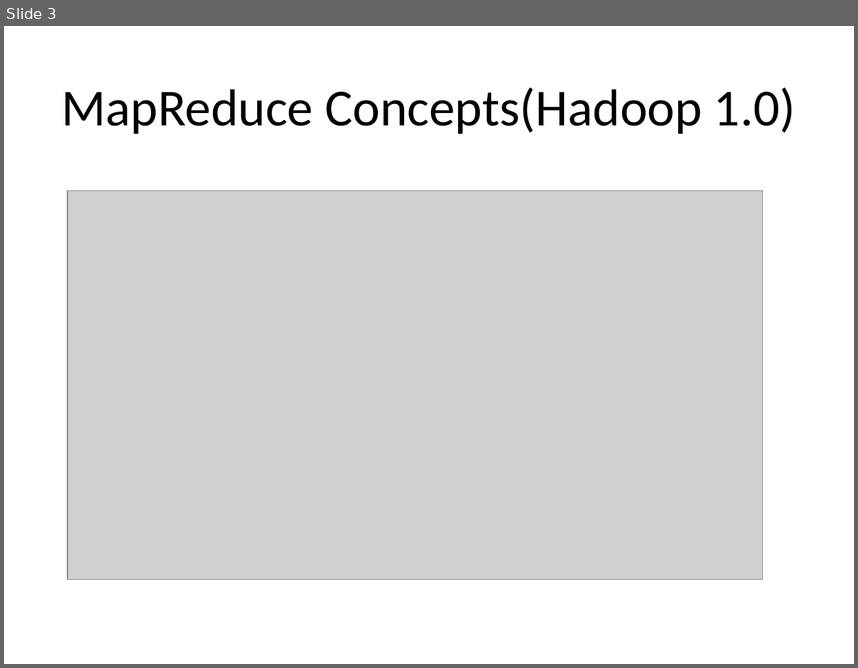
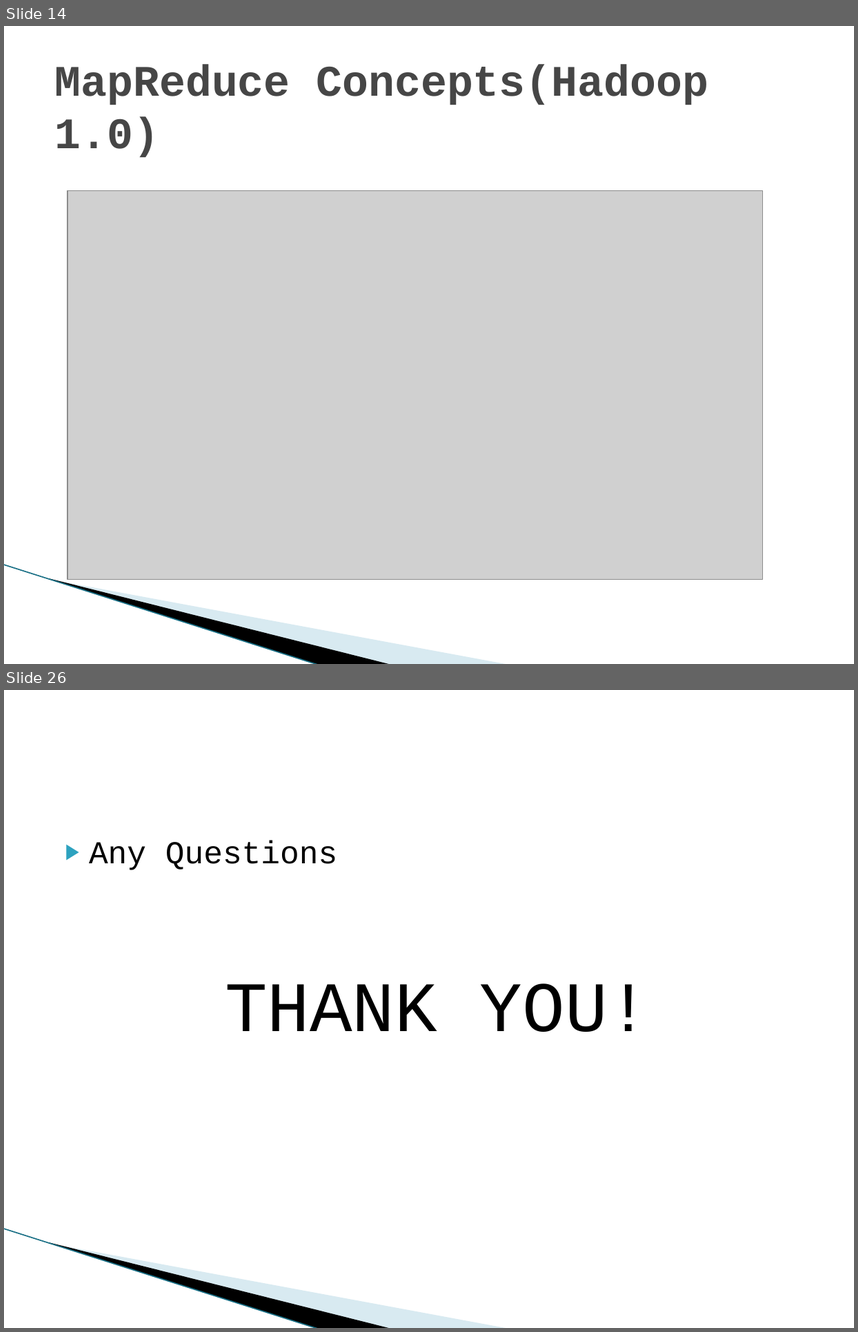
Before and after one commit to meenansha/UrbanPro, a slide deck: Big_Data_Training/Big_Data_Lecture_4.pptx. Shown one above the other, each under a label of ours: slide 3 before the commit, slides 14 and 26 after it; the slides between them are not shown. The pictures are 858x668 and 858x1332 pixels, drawn with LibreOffice and Linux fonts; fonts in the diff are those of the drawing; grey boxes stand for pictures; background and template pictures are left out. Boxes give left, top, right and bottom in pixels: in the first picture for what was removed or moved away, otherwise in the second. Text is boxed around its words. In the diff, an @@ line names an element or a change of style, - is before the commit and + after.

```diff
--- a/Big_Data_Training/Big_Data_Lecture_4.pptx
+++ b/Big_Data_Training/Big_Data_Lecture_4.pptx
@@ slide 26 added at box(4, 690, 854, 1328), background #FFFFFF; not listed: 3 template elements that a slide beside it also shows @@
@@ text added at box(89, 840, 650, 1032), 27 pt, text #000000 @@
+▶ Any Questions
+      THANK YOU!
@@ what was slide 3 is now slide 14 @@
@@ slide 14 changed as well @@
@@ title "MapReduce Concepts(Hadoop 1.0)" at box(55, 65, 708, 157): size 44 to 36.9 pt, font Calibri to Courier New, text colour #000000 to #464646, bold on; alignment centre to left @@
@@ line added from (4, 564) to (319, 664), #97C5D8 0.95 pt @@
@@ freeform shape added at box(49, 578, 392, 664), fill #000000 @@
@@ freeform shape added at box(51, 579, 510, 664), fill #A0CBDC at 40% opacity @@
```
Also in this commit, not shown: 3 other slides changed, 21 other slides added, 3 slides removed, 8 other files.
